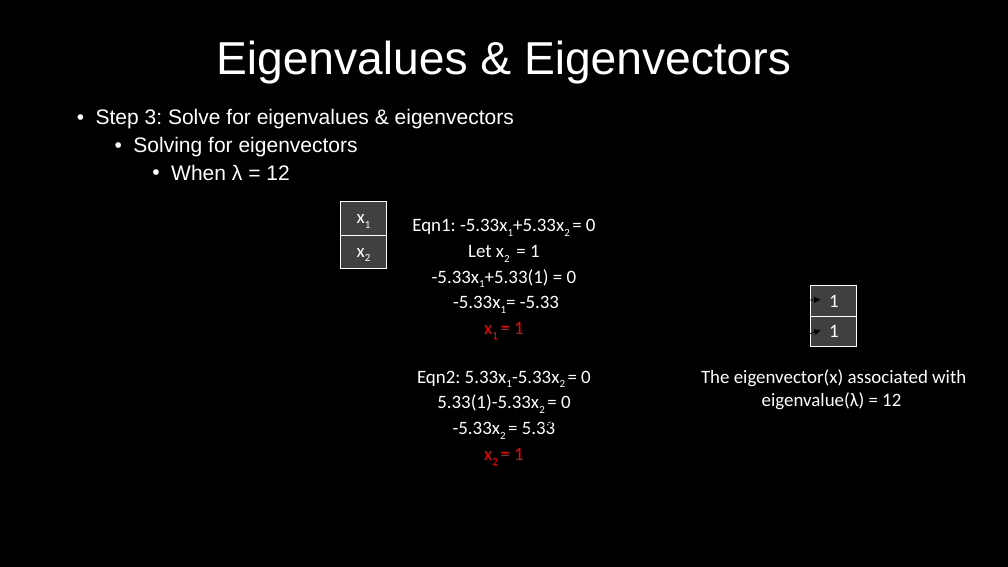
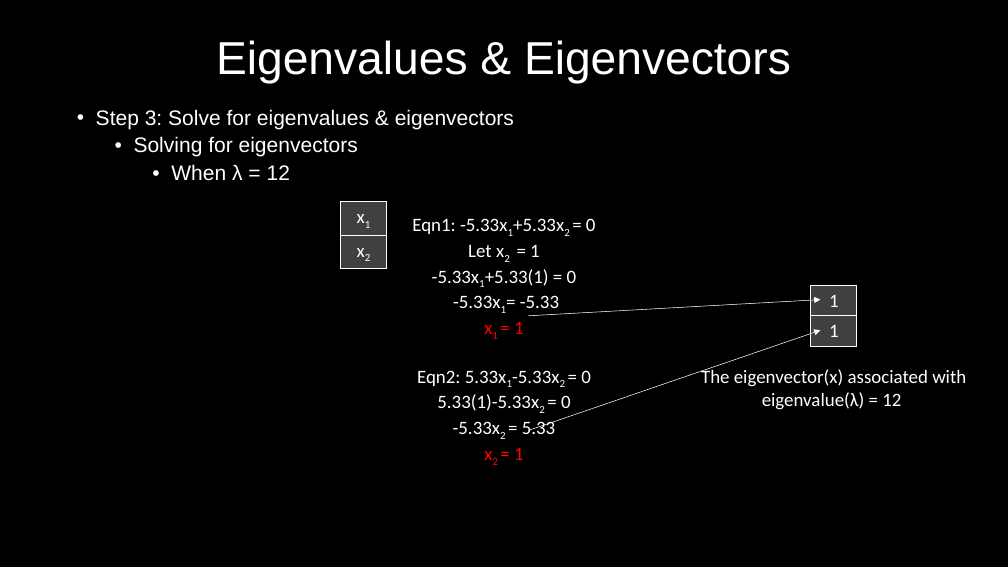
Before and after one commit to MyGitUse/MBIO7160, a slide deck: slide 56 of FinalProject/191128_Presentation_NM.pptx. Drawn at 1008x567 pixels with LibreOffice and Linux fonts; fonts in the diff are those of the drawing. Boxes give left, top, right and bottom in pixels: in the first picture for what was removed or moved away, otherwise in the second. Text is boxed around its words. In the diff, an @@ line names an element or a change of style, - is before the commit and + after.

```diff
--- a/FinalProject/191128_Presentation_NM.pptx
+++ b/FinalProject/191128_Presentation_NM.pptx
@@ freeform shape removed at [529,299,820,315] @@
@@ arrow added from (529, 316) to (820, 299), #FFFFFF 0.5 pt @@
@@ table at [811,286,858,346] @@
@@ borders changed @@
@@ freeform shape removed at [529,330,820,431] @@
@@ arrow added from (529, 430) to (820, 330), #FFFFFF 0.5 pt @@
```
Also in this commit, not shown: 40 other slides changed, 3 slides added, 3 slides removed.
